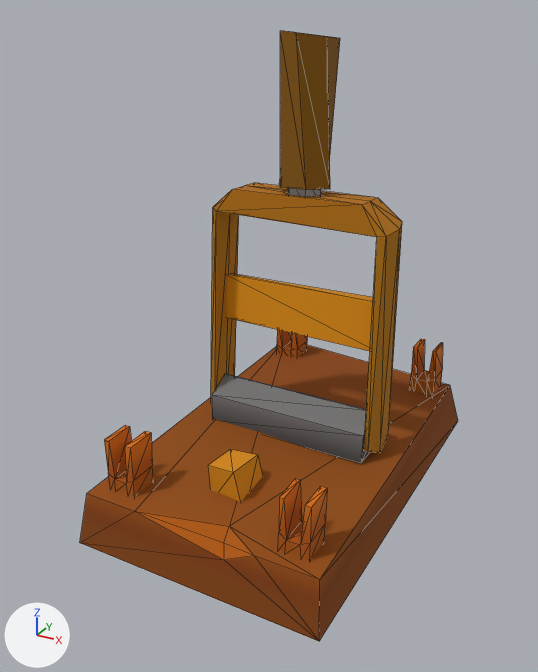
Two versions of the glTF model SpotTheDifference/models/obj_lever02_hard.gltf, one commit apart.
The view is the same before and after, from a 50 mm camera at (0.337, -0.672, 0.508) aimed at (-0.014, -0.035, 0.189). Every picture has the same lights, and +X, +Y and +Z are marked at lower left. Mesh edges are drawn as thin lines. Objects named as collision shapes, trigger or cutter boxes, shadow casters or lower levels of detail are left out.

Names of what the first picture shows: 'obj_lever02_hard'.
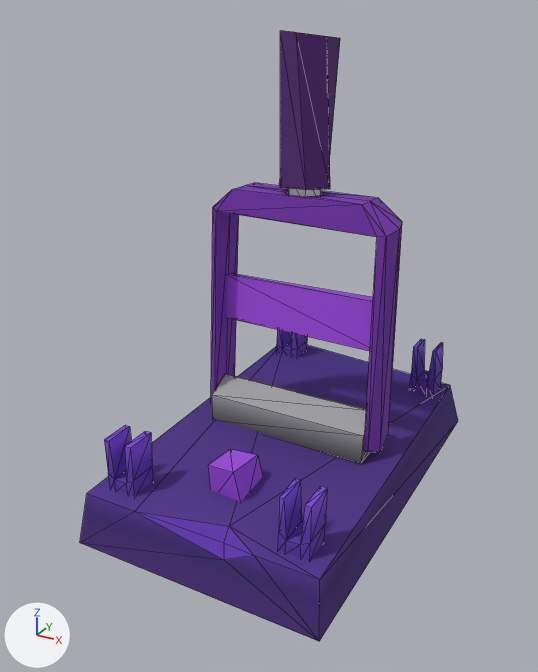
What differs and where, as boxes [x1, y1, x2, y2] in the pictures (538 x 672 px):
'obj_lever02_hard', surface changed (brown to purple)
    both: [80, 30, 458, 641]

The change, as a diff of the scene's bpy script:
```diff
--- a/SpotTheDifference/models/obj_lever02_hard.gltf.py
+++ b/SpotTheDifference/models/obj_lever02_hard.gltf.py
@@ img_obj_global_steampunk02 @@
+img_obj_global_steampunk02 = load_image('obj_global_steampunk02', 'textures/obj_global_steampunk02.png', 1024, 1024, 'sRGB')
@@ mat_obj_global_steampunk02 @@
 n2 = _N.new('ShaderNodeTexImage'); n2.name = 'Image Texture'
-n2.image = img_obj_global_steampunk
+n2.image = img_obj_global_steampunk02
 n3 = _N.new('ShaderNodeTexImage'); n3.name = 'Image Texture.001'
-n3.image = img_obj_global_steampunk
+n3.image = img_obj_global_steampunk02
 _L.new(n0.outputs[0], n1.inputs[0])  # 'BSDF' to 'Surface'
```
